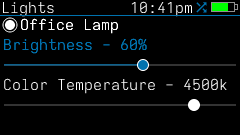
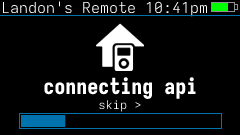
The second 240 × 135 image is a revision of the first. Changes to its layers:
added group "boot" with 21 layers above "lights" over 2, 1, 236, 129
added layer "skip >" (2nd of 2, in "boot") in group "boot" over 99, 100, 141, 112
added group "logo" with 3 layers in group "boot" over 44, 23, 196, 99
added layer "esphomremotelogo" in group "logo" over 96, 23, 144, 71
added group "Folder 6" with 1 layers in group "logo" over 44, 77, 196, 99
added layer "connecting api" in group "Folder 6" over 44, 77, 196, 99
added group "header" (1st of 3, in "boot") with 4 layers in group "boot" over 11, 1, 207, 17
added layer "10:41pm" (1st of 3, in "boot" › "header") in group "header" over 146, 1, 207, 17
added layer "Landon's Remote" in group "header" over 11, 1, 135, 13
hid group "lights" (60 layers) over 2, 1, 236, 129
